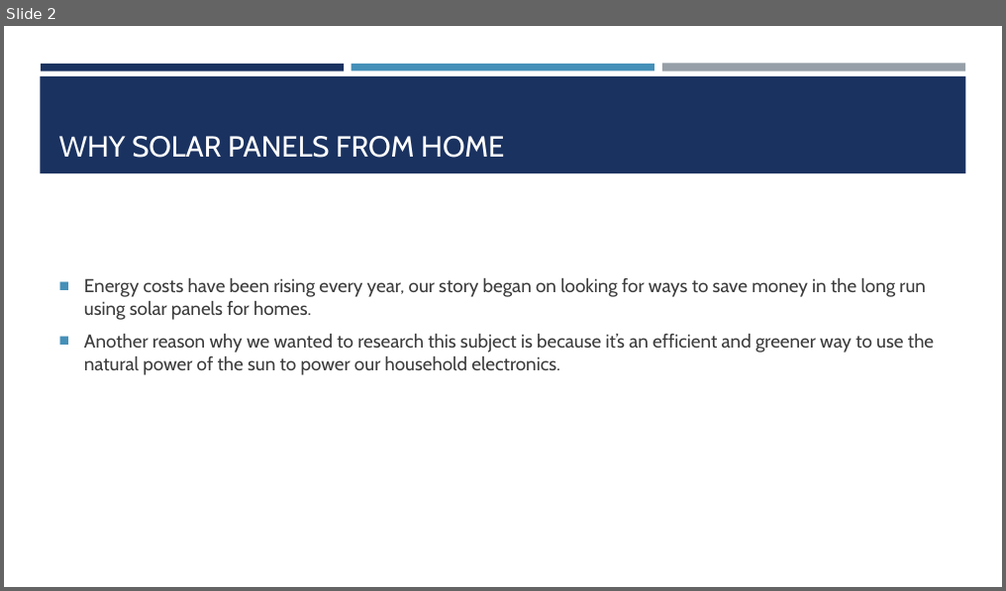
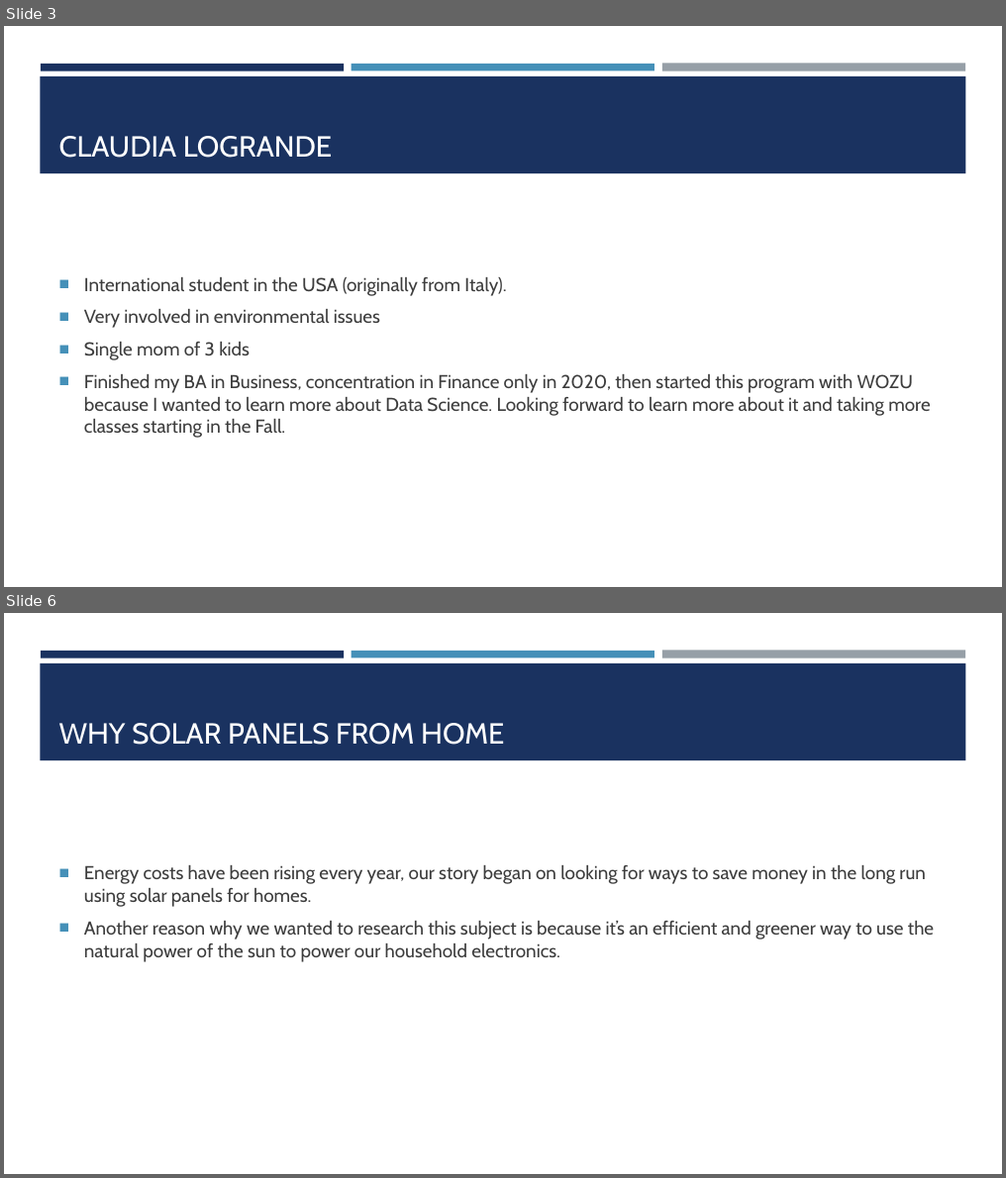
Before and after one commit to Claudy427/Final_Project, a slide deck: Solar Panels for homes.pptx. Shown one above the other, each under a label of ours: slide 2 before the commit, slides 3 and 6 after it; the slides between them are not shown. The pictures are 1006x591 and 1006x1178 pixels, drawn with LibreOffice and Linux fonts; fonts in the diff are those of the drawing. Boxes give left, top, right and bottom in pixels: in the first picture for what was removed or moved away, otherwise in the second. Text is boxed around its words. In the diff, an @@ line names an element or a change of style, - is before the commit and + after.

```diff
--- a/Solar Panels for homes.pptx
+++ b/Solar Panels for homes.pptx
@@ slide 3 added at <box>4,26,1002,587</box>, background #FFFFFF; not listed: 4 template elements that a slide beside it also shows @@
@@ title added at <box>59,136,332,158</box>, 28 pt, text #FFFFFF @@
+CLAUDIA LOGRANDE
@@ text added at <box>84,277,930,438</box>, 18 pt, text #3D3D3D @@
+■ International student in the USA (originally from Italy).
+■ Very involved in environmental issues
+■ Single mom of 3 kids
+■ Finished my BA in Business, concentration in Finance only in 2020, then started this program with WOZU because I wanted to learn more about Data Science. Looking forward to learn more about it and taking more classes starting in the Fall.
@@ what was slide 2 is now slide 6 @@
```
Also in this commit, not shown: 1 slide changed, 4 other slides added.
